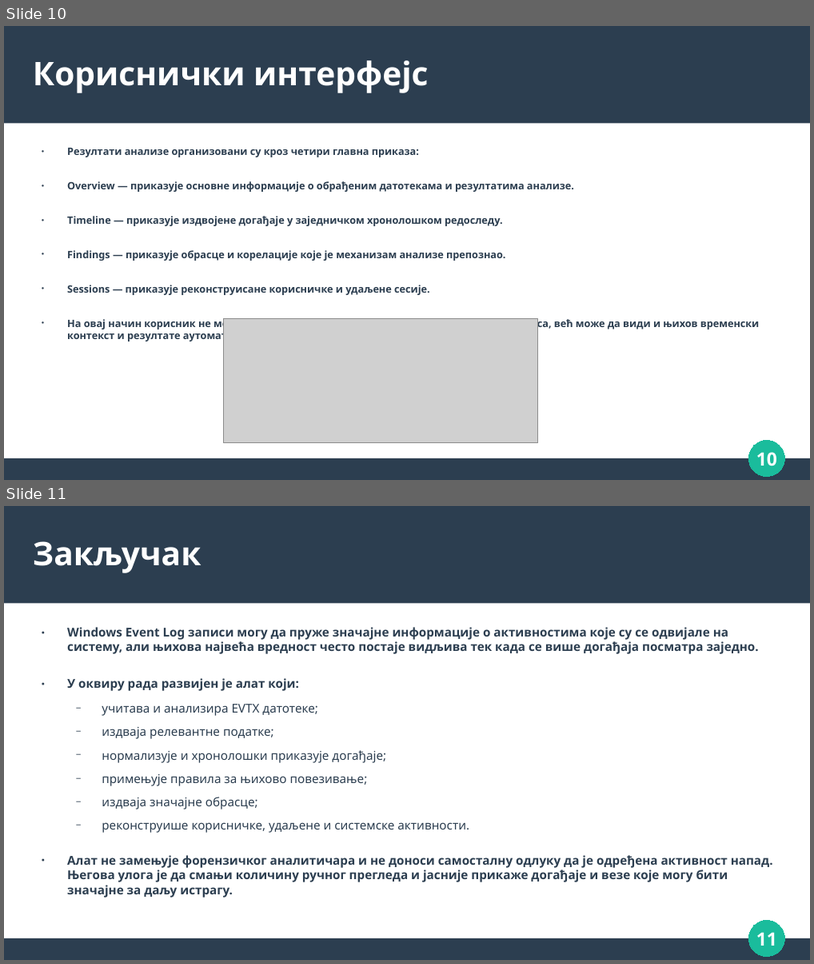
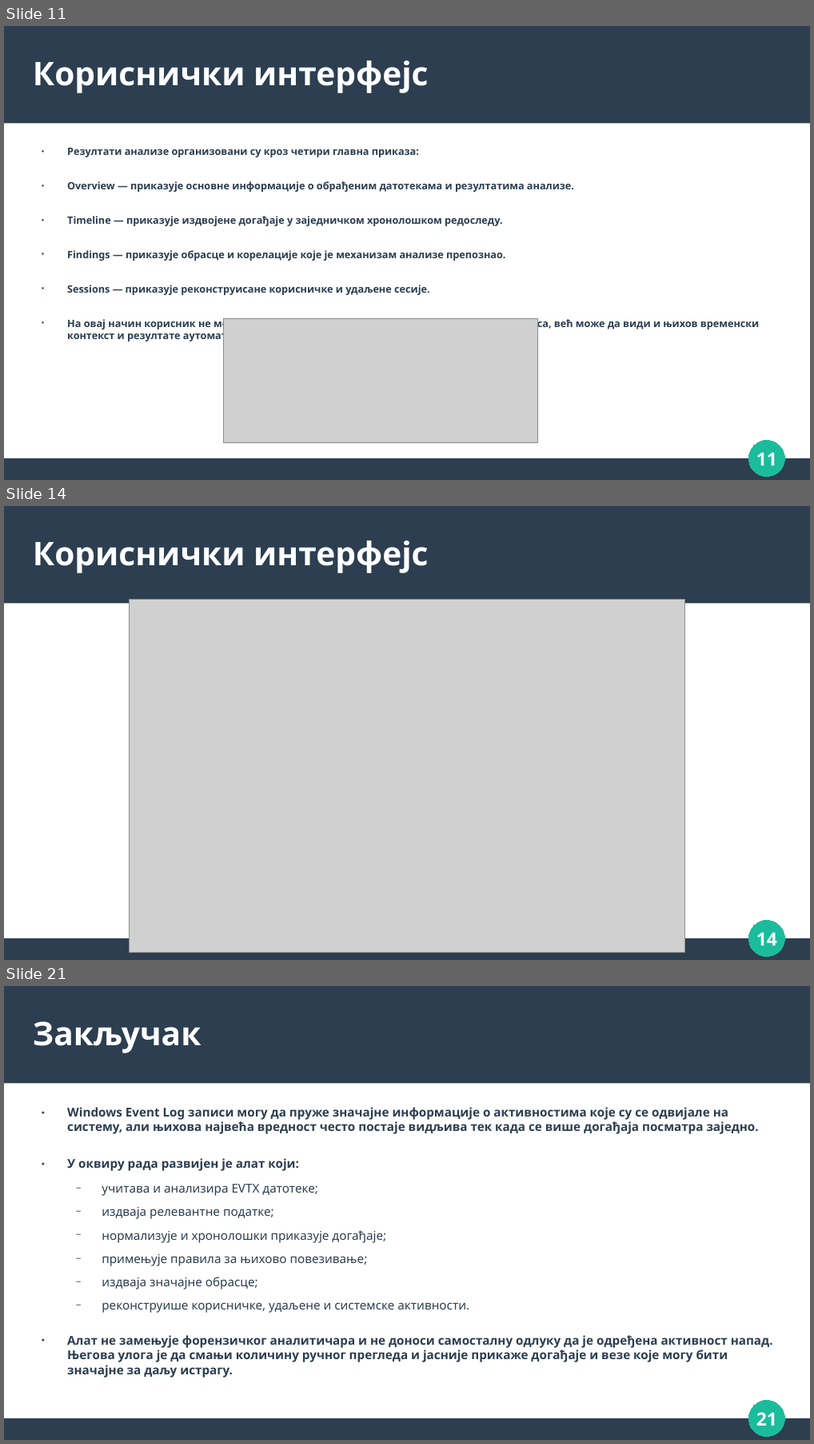
Before and after one commit to djolepetrovic12/digitalna-forenzika, a slide deck: Дигитална форензика.odp. Shown one above the other, each under a label of ours: slides 10 and 11 before the commit, slides 11, 14 and 21 after it; the slides between them are not shown. The pictures are 814x964 and 814x1444 pixels, drawn with LibreOffice and Linux fonts; fonts in the diff are those of the drawing; grey boxes stand for pictures. Boxes give left, top, right and bottom in pixels: in the first picture for what was removed or moved away, otherwise in the second. Text is boxed around its words. In the diff, an @@ line names an element or a change of style, - is before the commit and + after.

```diff
--- a/Дигитална форензика.odp
+++ b/Дигитална форензика.odp
@@ slide 14 added at (4, 506, 810, 960), background #FFFFFF; not listed: 3 template elements that a slide beside it also shows @@
@@ title added at (33, 540, 428, 573), 32 pt, text #FFFFFF, bold @@
+Кориснички интерфејс
@@ picture added at (129, 600, 686, 952) @@
@@ page number added at (757, 932, 778, 945), 18 pt, text #FFFFFF, bold @@
+14
@@ what was slide 10 is now slide 11 @@
@@ page number at (757, 452, 778, 465): text changed @@
-10
+11
@@ what was slide 11 is now slide 21 @@
@@ page number at (757, 1412, 778, 1425): text changed @@
-11
+21
```
Also in this commit, not shown: 3 slides changed, 9 other slides added, 14 other files.
